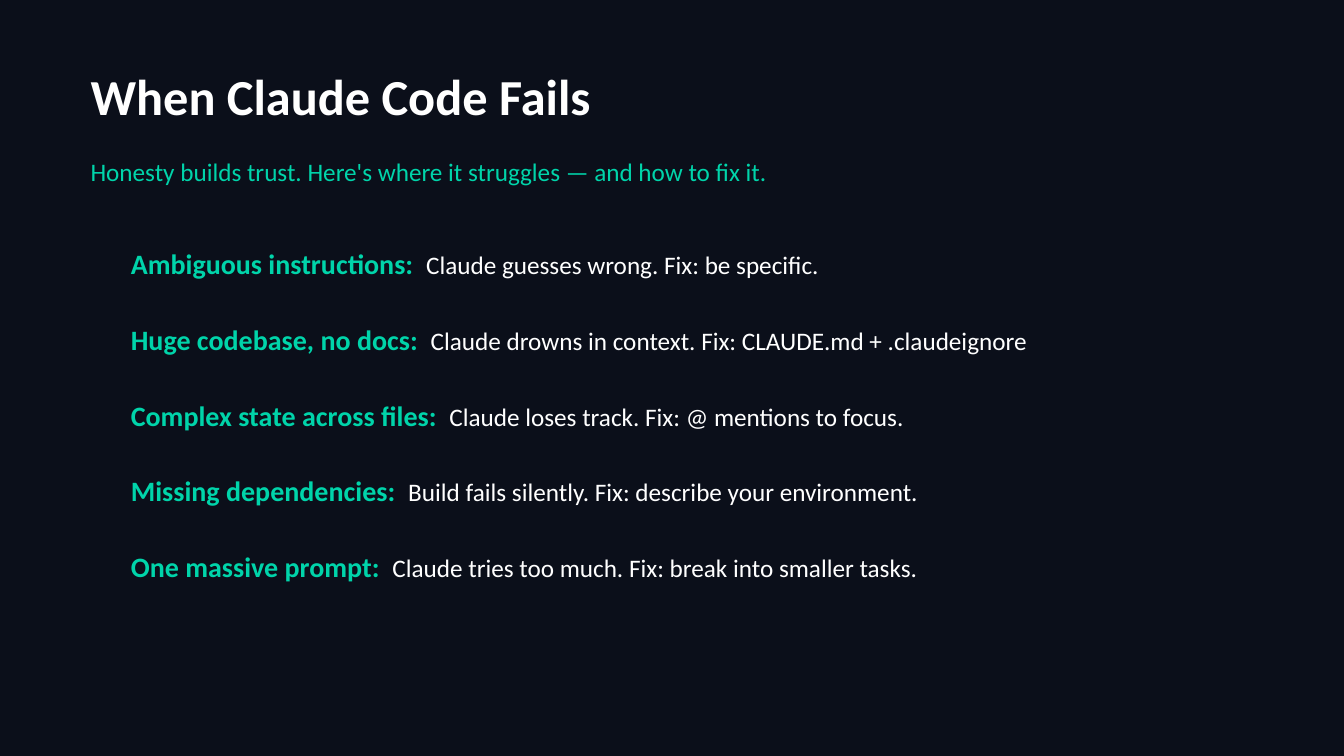
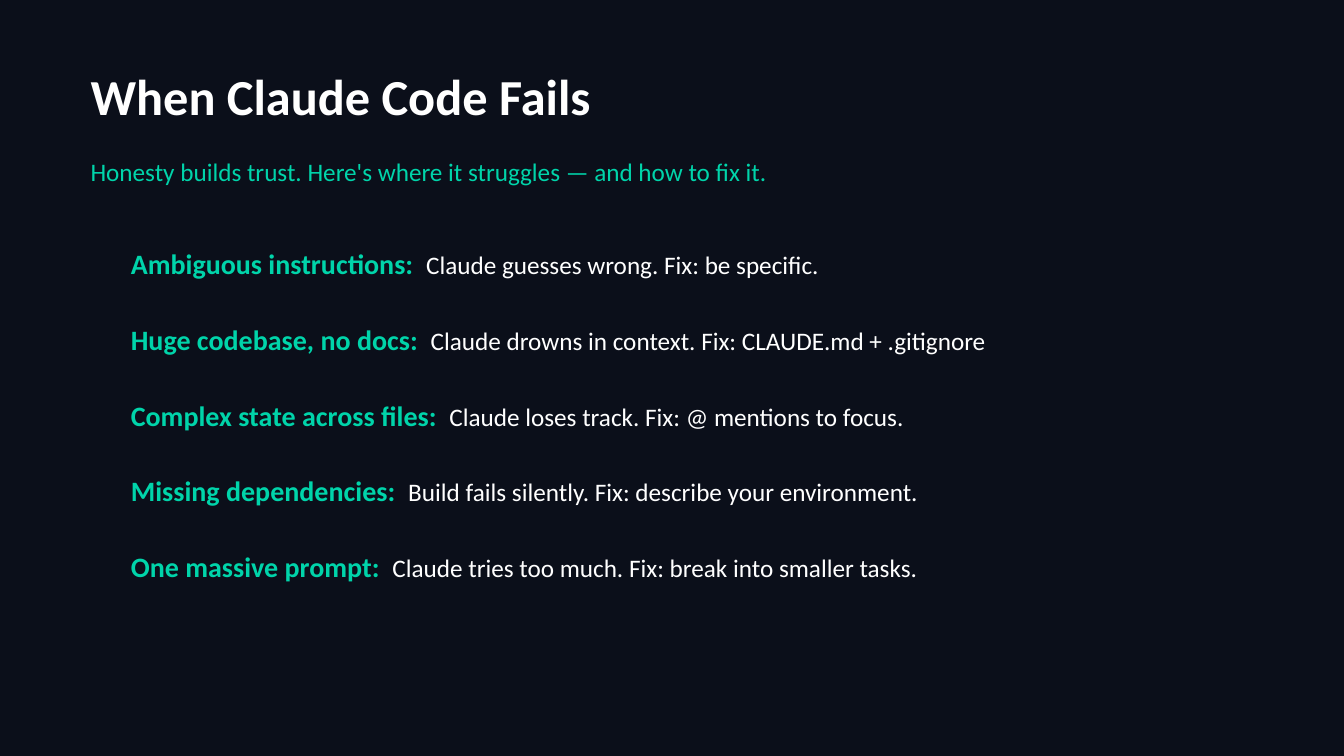
Before and after one commit to scottrhay/AIA-ClaudeCopilot, a slide deck: slide 61 of slides/Day2_Claude_Code_Fundamentals.pptx (slide 56 before the commit). Drawn at 1344x756 pixels with LibreOffice and Linux fonts; fonts in the diff are those of the drawing. Boxes give left, top, right and bottom in pixels: in the first picture for what was removed or moved away, otherwise in the second. Text is boxed around its words. In the diff, an @@ line names an element or a change of style, - is before the commit and + after.

```diff
--- a/slides/Day2_Claude_Code_Fundamentals.pptx
+++ b/slides/Day2_Claude_Code_Fundamentals.pptx
@@ text at [131,330,986,355]: text changed @@
-Huge codebase, no docs: Claude drowns in context. Fix: CLAUDE.md + .claudeignore
+Huge codebase, no docs: Claude drowns in context. Fix: CLAUDE.md + .gitignore
```
Also in this commit, not shown: 39 other slides changed, 2 slides added, 18 slides removed, 16 other files.
